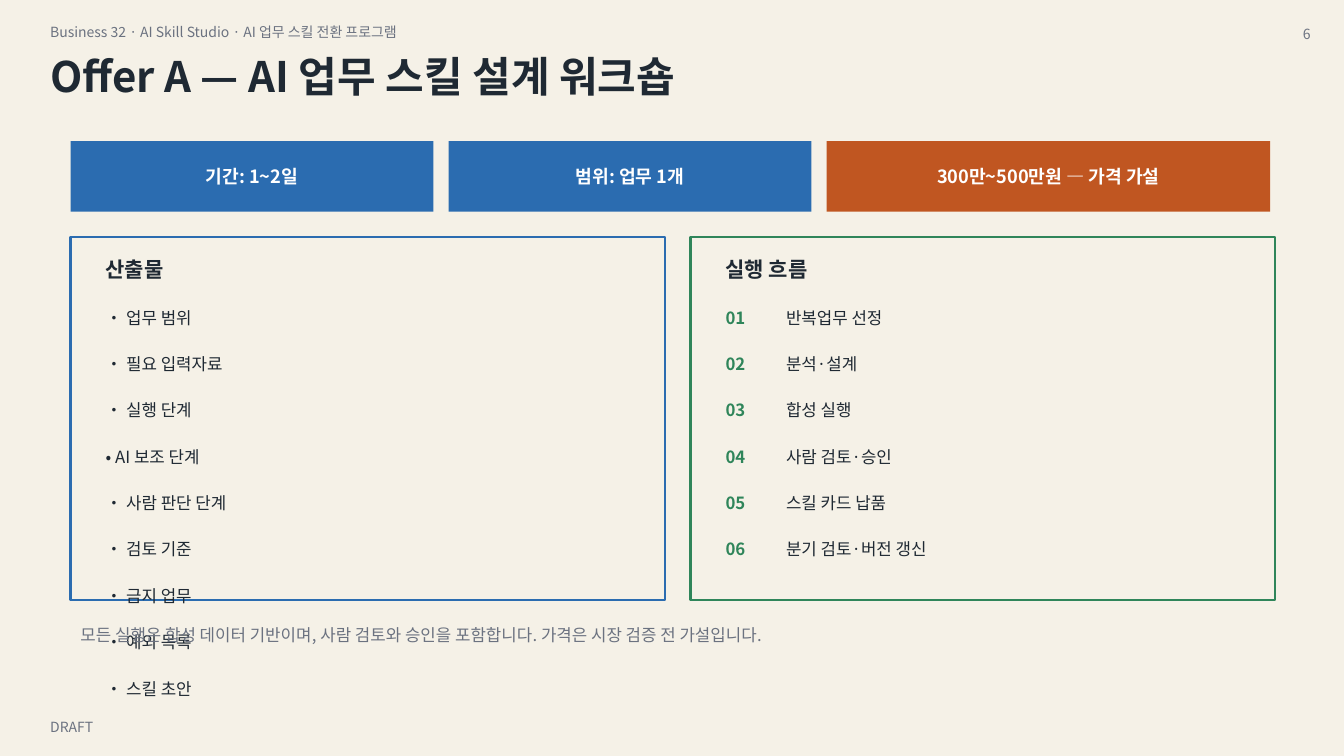
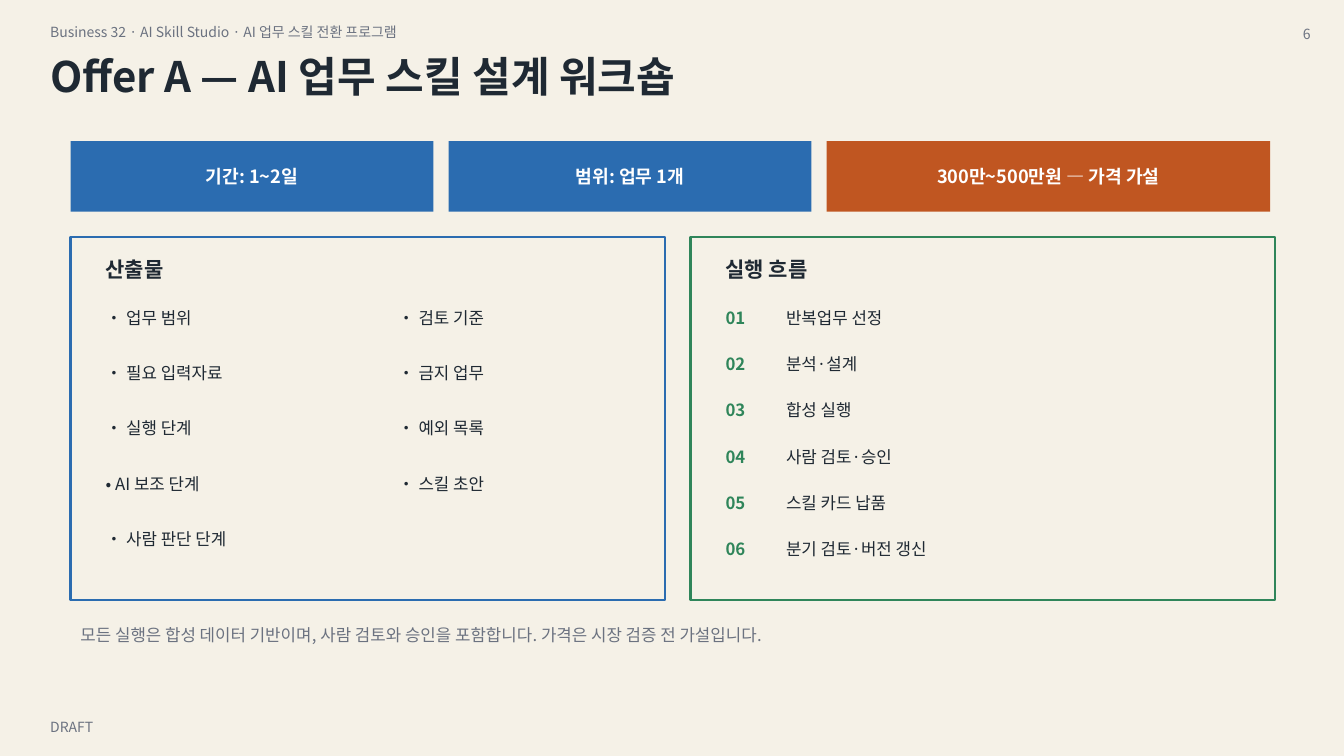
Before and after one commit to skerishKang/ai-revenue-lab, a slide deck: slide 6 of docs/commercial/business-32-ai-skill-studio/customer-package/Business32_Master_Proposal_10p.pptx. Drawn at 1344x756 pixels with LibreOffice and Linux fonts; fonts in the diff are those of the drawing. Boxes give left, top, right and bottom in pixels: in the first picture for what was removed or moved away, otherwise in the second. Text is boxed around its words. In the diff, an @@ line names an element or a change of style, - is before the commit and + after.

```diff
--- a/docs/commercial/business-32-ai-skill-studio/customer-package/Business32_Master_Proposal_10p.pptx
+++ b/docs/commercial/business-32-ai-skill-studio/customer-package/Business32_Master_Proposal_10p.pptx
@@ text "• 검토 기준": place and size @@
-text "• 검토 기준" at (126,541,192,557)
+text "• 검토 기준" at (419,310,484,326)
@@ text "• 필요 입력자료": place and size @@
-text "• 필요 입력자료" at (126,356,223,372)
+text "• 필요 입력자료" at (126,365,223,381)
@@ text "• 금지 업무": place and size @@
-text "• 금지 업무" at (126,588,192,604)
+text "• 금지 업무" at (419,365,484,381)
@@ text "• 실행 단계": place and size @@
-text "• 실행 단계" at (126,402,192,418)
+text "• 실행 단계" at (126,420,192,436)
@@ text "• 예외 목록": place and size @@
-text "• 예외 목록" at (126,631,192,650)
+text "• 예외 목록" at (419,420,484,436)
@@ text "• AI 보조 단계": place and size @@
-text "• AI 보조 단계" at (115,449,200,465)
+text "• AI 보조 단계" at (115,476,200,492)
@@ text "• 스킬 초안": place and size @@
-text "• 스킬 초안" at (126,681,192,696)
+text "• 스킬 초안" at (419,476,484,491)
@@ text "• 사람 판단 단계": place and size @@
-text "• 사람 판단 단계" at (126,495,226,511)
+text "• 사람 판단 단계" at (126,531,226,547)
```
Also in this commit, not shown: 1 other slide changed, 14 other files.
